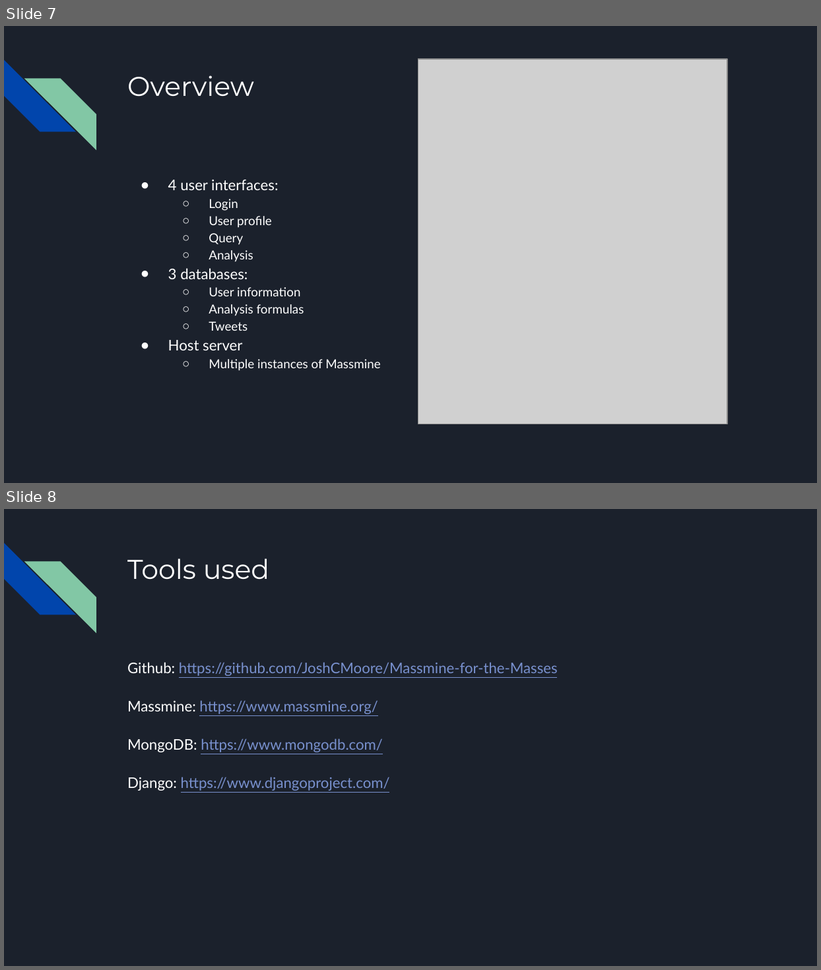
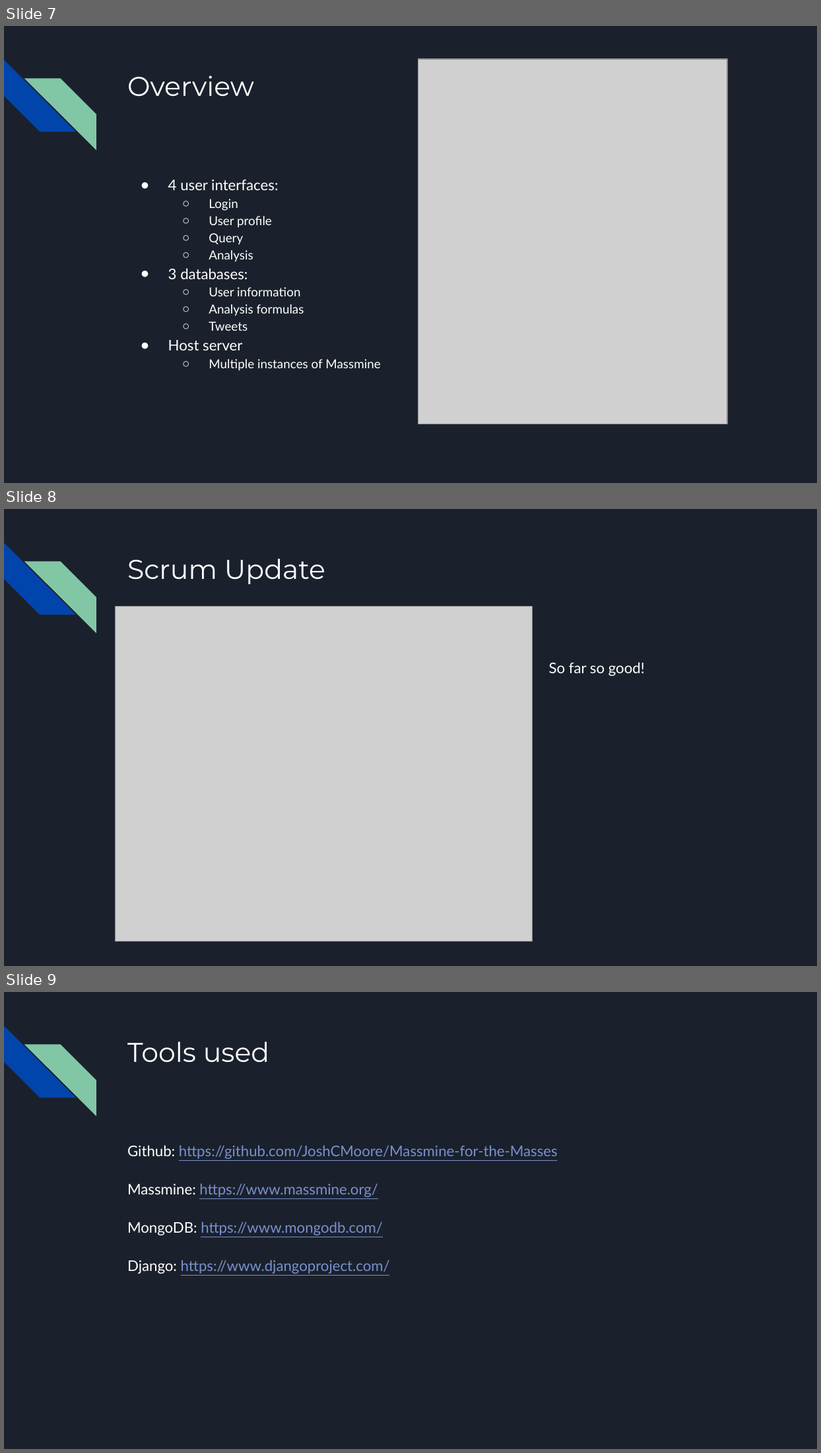
Before and after one commit to JoshCMoore/Massmine-for-the-Masses, a slide deck: documentation/slides/PresentationJan31.pptx. Shown one above the other, each under a label of ours: slides 7 and 8 before the commit, slides 7, 8 and 9 after it. The pictures are 821x970 and 821x1453 pixels, drawn with LibreOffice and Linux fonts; fonts in the diff are those of the drawing; grey boxes stand for pictures. Boxes give left, top, right and bottom in pixels: in the first picture for what was removed or moved away, otherwise in the second. Text is boxed around its words. In the diff, an @@ line names an element or a change of style, - is before the commit and + after.

```diff
--- a/documentation/slides/PresentationJan31.pptx
+++ b/documentation/slides/PresentationJan31.pptx
@@ slide 8 added at <box>4,509,817,966</box>, background #1B212C; not listed: 2 template elements that a slide beside it also shows @@
@@ title added at <box>127,559,325,584</box>, 24 pt, text #FFFFFF @@
+Scrum Update
@@ picture added at <box>116,607,533,941</box> @@
@@ text added at <box>549,662,645,676</box>, 13 pt, text #FFFFFF @@
+So far so good!
@@ what was slide 8 is now slide 9 @@
```
Also in this commit, not shown: 1 slide changed, 1 other slide added, 1 slide removed, 3 other files.
